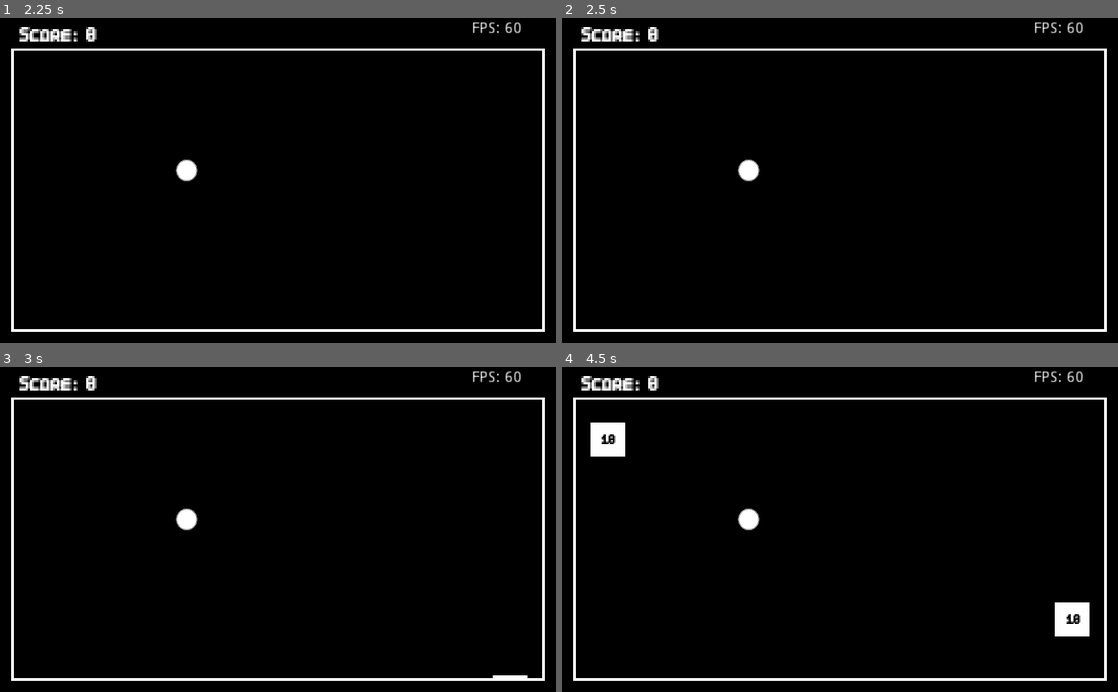
Above: before the commit, frames 1-4 (two rows, left to right).
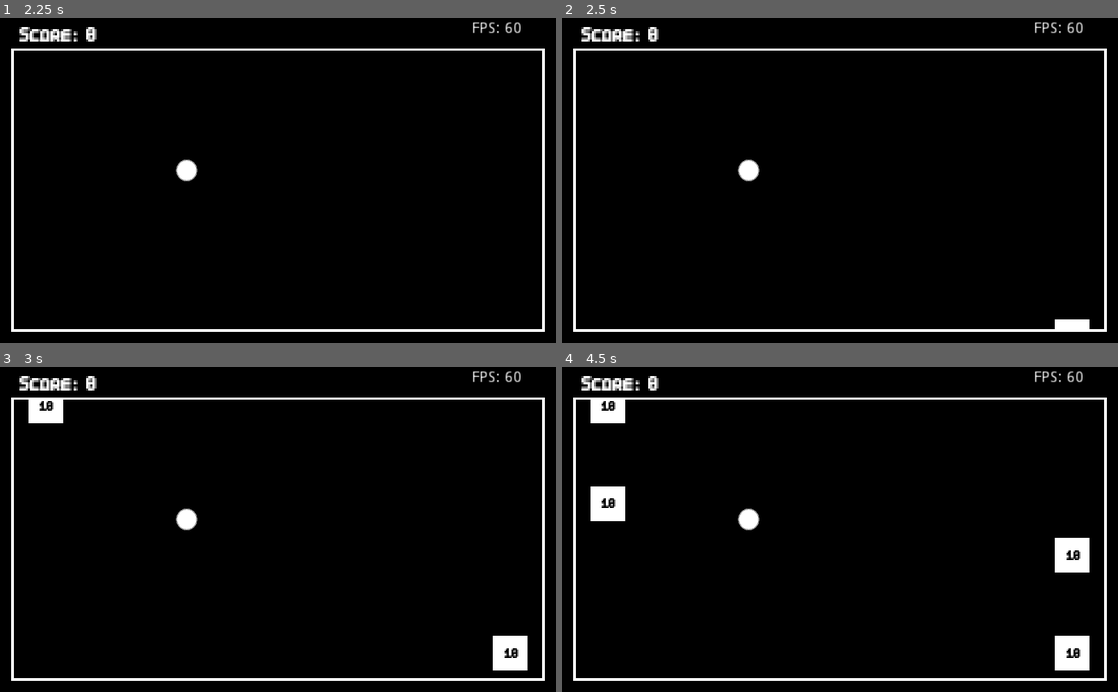
Above: after the commit, the same moments.

Repository: sugarvoid/cross-out
Game: Godot game, scene res://game/start_screen.tscn
Same seed, same stepped clock (60 frames per second), same inputs: the game is played once before the commit and once after it.
Inputs:
- Up to frame 1 (2.25 s): click "start" at 0.5 s; tap Enter (ui_accept) at 1.25, 1.52, 2 s
- Up to frame 2 (2.5 s): tap Enter (ui_accept) at 2.27 s
- Up to frame 3 (3 s): no input
- Up to frame 4 (4.5 s): tap Enter (ui_accept) at 3.77 s

Frame 1 is identical in both runs. In frame 2, 0.2% of the frame differs, in the area x 88-95%, y 92-96%; in frame 3, 1.1%; in frame 4, 3.5%, in the area x 5-95%, y 10-94%.

Commit message:
Add speed up text animation

Diff:
--- a/game/game.gd
+++ b/game/game.gd
@@ -40,8 +40,9 @@
 		print("player off screen.")
 
 func _update_score(score: int):
-	player_score += score
-	lbl_score.text = str("Score: ", player_score)
+	self.player_score += score
+	self.lbl_score.text = str("Score: ", self.player_score)
 
 func _speed_up_player() -> void:
+	$AnimationPlayer.play("flash_lbl_speed")
 	self.player.increase_speed()
--- a/game/game.tscn
+++ b/game/game.tscn
@@ -10,6 +10,26 @@
 
 [sub_resource type="DynamicFont" id=1]
 font_data = ExtResource( 7 )
+
+[sub_resource type="DynamicFont" id=2]
+size = 32
+font_data = ExtResource( 7 )
+
+[sub_resource type="Animation" id=3]
+resource_name = "flash_lbl_speed"
+length = 1.5
+tracks/0/type = "value"
+tracks/0/path = NodePath("HUD/LblSpeedUp:visible")
+tracks/0/interp = 1
+tracks/0/loop_wrap = true
+tracks/0/imported = false
+tracks/0/enabled = true
+tracks/0/keys = {
+"times": PoolRealArray( 0, 0.1, 0.2, 0.3, 0.4, 0.5, 0.6, 0.7, 1.4, 1.5 ),
+"transitions": PoolRealArray( 1, 1, 1, 1, 1, 1, 1, 1, 1, 1 ),
+"update": 1,
+"values": [ false, true, false, true, false, true, false, true, true, false ]
+}
 
 [node name="Game" type="Node2D"]
 script = ExtResource( 3 )
@@ -61,6 +81,17 @@
 rect_scale = Vector2( 2, 2 )
 text = "FPS: 20 "
 
+[node name="LblSpeedUp" type="Label" parent="HUD"]
+visible = false
+modulate = Color( 1, 1, 1, 0.388235 )
+margin_left = 421.0
+margin_top = 153.0
+margin_right = 529.0
+margin_bottom = 185.0
+rect_scale = Vector2( 1.5, 1.5 )
+custom_fonts/font = SubResource( 2 )
+text = "SPEED UP"
+
 [node name="TmrStart" type="Timer" parent="."]
 
 [node name="KillZone" type="Area2D" parent="."]
@@ -69,3 +100,6 @@
 polygon = PoolVector2Array( -64, -54, 1058, -54, 1061, 649, -74, 650, -71, -42, -123, -42, -123, 698, 1091, 698, 1091, -112, -66, -110 )
 
 [node name="TmrSpeedUp" type="Timer" parent="."]
+
+[node name="AnimationPlayer" type="AnimationPlayer" parent="."]
+anims/flash_lbl_speed = SubResource( 3 )
--- a/game/manager/hazard_manager.gd
+++ b/game/manager/hazard_manager.gd
@@ -1,5 +1,6 @@
 class_name HazardManager
 extends Node2D
+
 
 
 const p_Hazard: PackedScene = preload("res://game/object/hazard/hazard.tscn")
--- a/game/manager/target_manager.gd
+++ b/game/manager/target_manager.gd
@@ -15,8 +15,8 @@
 	self._start_spawn_timers()
 
 func _start_spawn_timers() -> void:
-	self.tmr_left.start(2.0)
-	self.tmr_right.start(2.0)
+	self.tmr_left.start(1.5)
+	self.tmr_right.start(1.5)
 
 func _connect_signals() -> void:
 	self.tmr_left.connect("timeout", self, "_spawn_left")
--- a/game/object/hazard/hazard.gd
+++ b/game/object/hazard/hazard.gd
@@ -2,6 +2,7 @@
 extends Node2D
 
 signal on_life_timeout(hazard)
+signal on_player_collide
 
 
 onready var _hit_box: Area2D = get_node("Hitbox")
@@ -15,14 +16,15 @@
 	self._start_timer()
 
 func _connect_signals() -> void:
-	self._hit_box.connect("body_entered", self, "_on_player_colide")
+	self._hit_box.connect("body_entered", self, "_on_player_collide")
 	self._trm_lifetime.connect("timeout", self, "_on_life_timer_timeout")
 
 func _start_timer() -> void:
 	self._trm_lifetime.start(self.time_on_screen)
 
-func _on_player_colide(body: Node) -> void:
-	print(body)
+func _on_player_collide(body: Node) -> void:
+	if body.get_class() == "Player":
+		body.take_damage()
 
 func _on_life_timer_timeout() -> void:
 	self.emit_signal("on_life_timeout", self)
--- a/game/object/target/target.gd
+++ b/game/object/target/target.gd
@@ -2,13 +2,13 @@
 extends Area2D
 
 
-var move_speed: int = 90
+var move_speed: int = 120
 
 onready var right_collision: CollisionShape2D = get_node("RightSide")
 onready var left_collision: CollisionShape2D = get_node("LeftSide")
 onready var vis_noti: VisibilityNotifier2D = get_node("VisibilityNotifier2D")
 
-var score: int = 10
+var value: int = 10
 var moving_dir: int
 
 func _ready():
@@ -23,5 +23,5 @@
 
 func _on_player_entered(body: Node2D):
 	if body.has_method("hit_target"):
-		body.hit_target(self.score)
+		body.hit_target(self.value)
 		$AnimationPlayer.play("flip_over")
--- a/game/player/player.gd
+++ b/game/player/player.gd
@@ -19,7 +19,7 @@
 	return "Player"
 
 func _ready():
-	screen_size = get_viewport_rect().size
+	self.screen_size = get_viewport_rect().size
 	self.x_movement = self.STARTING_SPEED
 
 func _input(event):
@@ -27,7 +27,7 @@
 		self.jump_next = true
 
 func _is_moving_right() -> bool:
-	if x_movement < 0:
+	if self.x_movement < 0:
 		return false
 	else:
 		return true
@@ -61,6 +61,8 @@
 
 	print(str("Player speed is now ", self.x_movement))
 
+func take_damage() -> void:
+	print("player has hit hazard")
 
 #func went_off_screen():
 #	print("went off screen")
Not shown: 1 places in game/game.tscn that only renumber resources
